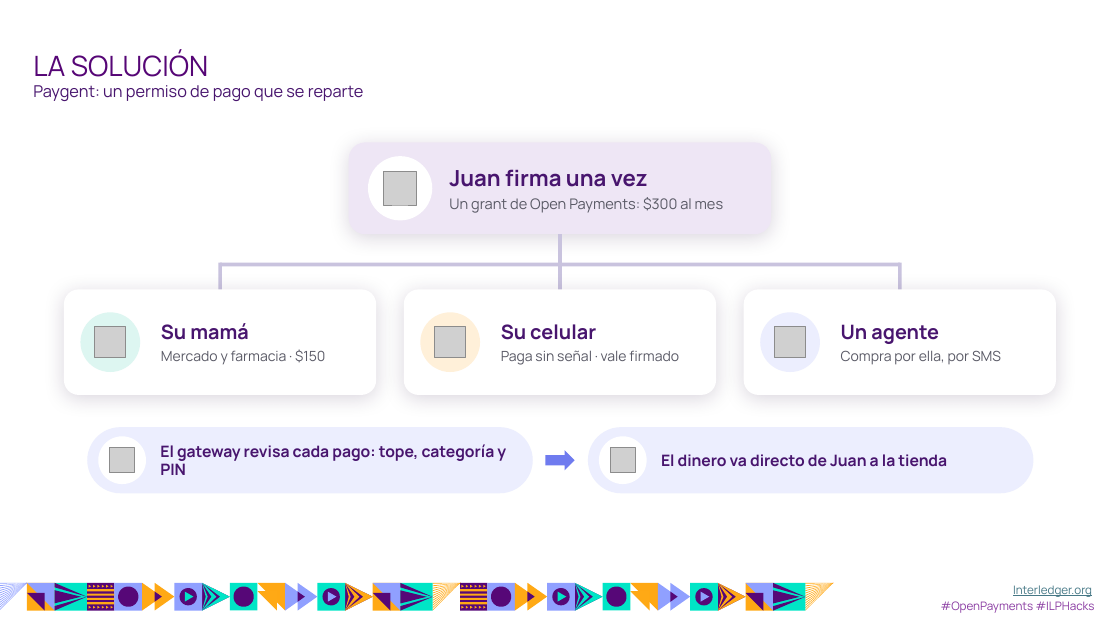
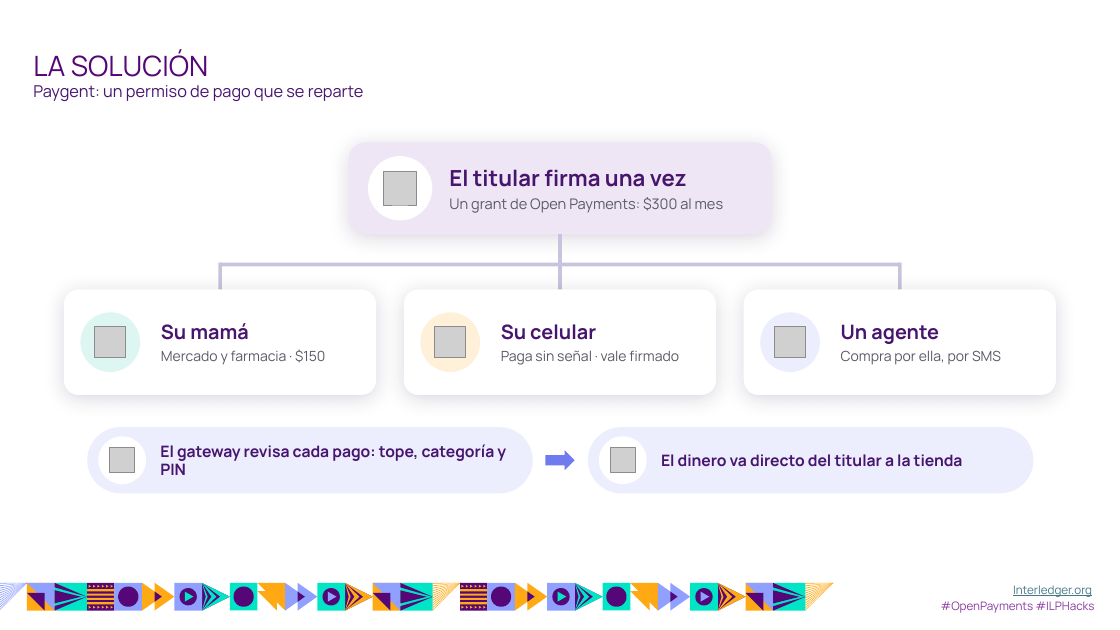
Before and after one commit to luisseoanes/paygent, a slide deck: slide 6 of entrega/diapositivas/paygent.pptx (slide 5 before the commit). Drawn at 1120x630 pixels with LibreOffice and Linux fonts; fonts in the diff are those of the drawing; grey boxes stand for pictures; background and template pictures are left out. Boxes give left, top, right and bottom in pixels: in the first picture for what was removed or moved away, otherwise in the second. Text is boxed around its words. In the diff, an @@ line names an element or a change of style, - is before the commit and + after.

```diff
--- a/entrega/diapositivas/paygent.pptx
+++ b/entrega/diapositivas/paygent.pptx
@@ text at (x1=449, y1=169, x2=687, y2=187): text changed @@
-Juan firma una vez
+El titular firma una vez
@@ text at (x1=661, y1=454, x2=963, y2=467): text changed @@
-El dinero va directo de Juan a la tienda
+El dinero va directo del titular a la tienda
```
Also in this commit, not shown: 2 other slides changed, 5 slides added, 3 slides removed, 1 other file.
